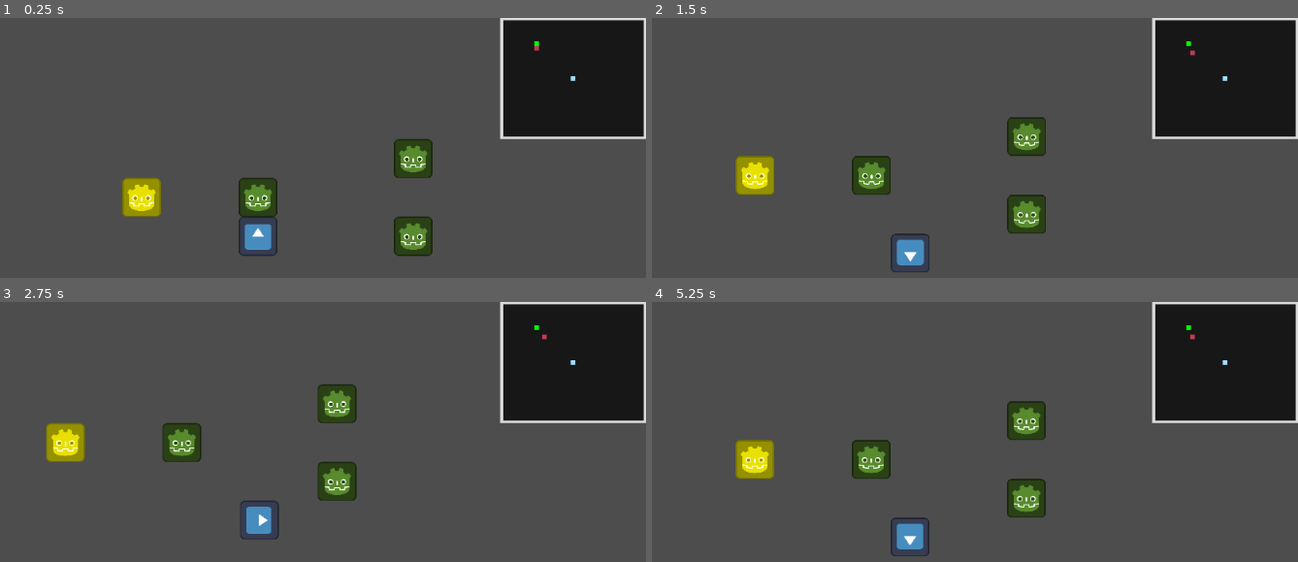
Above: before the commit, frames 1-4 (two rows, left to right).
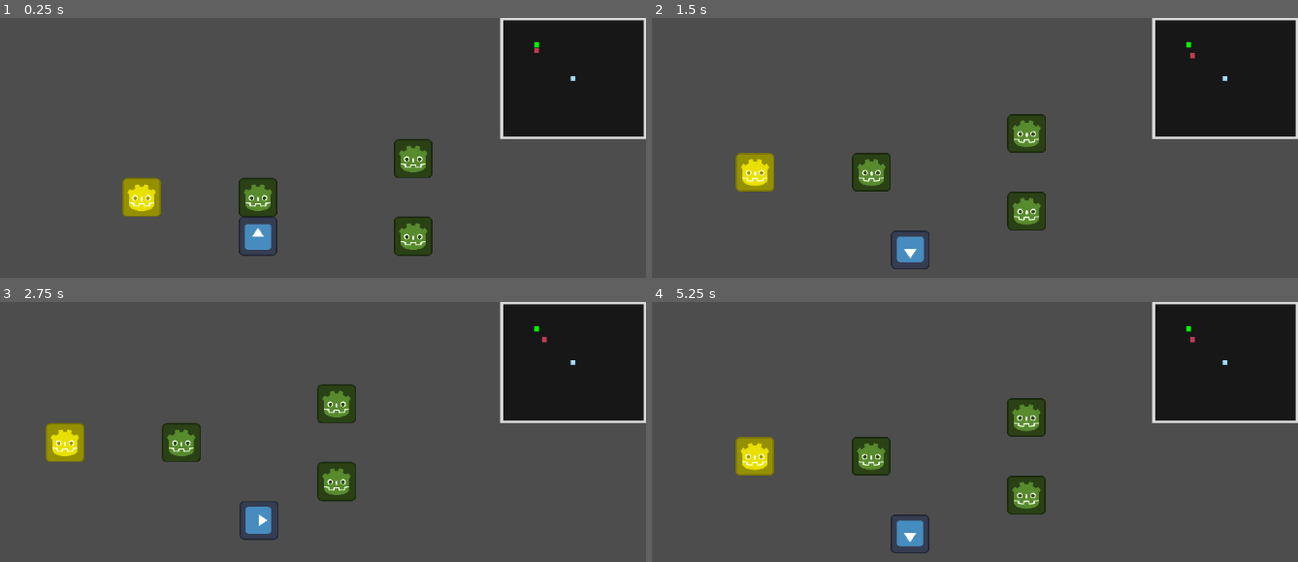
Above: after the commit, the same moments.

Repository: colejparker/brackeysgamejam2026_1
Game: Godot game, scene res://src/game.tscn
The game is run twice, just before and just after one commit, with the same random seed, the same clock (stepped at 60 frames per second) and the same inputs. The engine's default icon, where the game draws it, is replaced by a stand-in: a white triangle on a blue panel in a dark square.
Inputs:
- Up to frame 1 (0.25 s): no input
- Up to frame 2 (1.5 s): tap Enter at 0.5 s; hold Right (moveRight) 0.53-1.28 s; hold Down (moveDown) from 1.28 s (still down)
- Up to frame 3 (2.75 s): release Down (moveDown) at 2.03 s; hold Right (moveRight) from 2.03 s (still down)
- Up to frame 4 (5.25 s): release Right (moveRight) at 2.78 s; hold Up (moveUp) 2.78-3.53 s; hold Left (moveLeft) 3.53-5.03 s; tap Space at 5 s; hold Down (moveDown) from 5.03 s (still down)

The runs differ from the first frame. In frame 1, less than 0.1% of the frame differs, in the area x 82-84%, y 8-14%; in frame 2, 2.0%, in the area x 12-85%, y 8-98%; in frame 3, 0.6%; in frame 4, 2.0%.

Commit message:
Remove Tween

Diff:
--- a/brackeysgamejam-2026-1/src/bugger/bugger_1.tscn
+++ b/brackeysgamejam-2026-1/src/bugger/bugger_1.tscn
@@ -12,10 +12,10 @@
 [node name="Bugger_1" type="Node" unique_id=2105268280]
 
 [node name="BuggerPlayer" parent="." unique_id=2047397625 instance=ExtResource("1_wb1gv")]
-position = Vector2(320, 180)
+position = Vector2(320, 192)
 
 [node name="SpawnerLayer" type="Node2D" parent="." unique_id=1955122083]
-position = Vector2(320, 180)
+position = Vector2(320, 192)
 
 [node name="Spawner_1" parent="SpawnerLayer" unique_id=766132796 instance=ExtResource("2_spawner")]
 position = Vector2(-32, 64)
@@ -60,13 +60,13 @@
 boundary_right = 3200.0
 
 [node name="PickupLayer" type="Node2D" parent="." unique_id=1206891775]
-position = Vector2(320, 180)
+position = Vector2(320, 192)
 
 [node name="Leaf" parent="PickupLayer" unique_id=72098044 instance=ExtResource("5_rsis4")]
 position = Vector2(-96, -32)
 
 [node name="ObstacleLayer" type="Node2D" parent="." unique_id=1486570201]
-position = Vector2(320, 180)
+position = Vector2(320, 192)
 
 [node name="Home" parent="ObstacleLayer" unique_id=47189287 instance=ExtResource("5_w4mas")]
 position = Vector2(0, -32)
--- a/brackeysgamejam-2026-1/src/bugger/player/bugger_player.gd
+++ b/brackeysgamejam-2026-1/src/bugger/player/bugger_player.gd
@@ -3,34 +3,32 @@
 
 @onready var sprite_2d: Sprite2D = $Sprite2D
 const GRID_SIZE: int = 32
-const MOVE_TWEEN_DURATION: float = 0.1
 const START_POS: Vector2 = Vector2.ZERO
 
 var target_position: Vector2  = Vector2.ZERO
 
-var is_moving: bool = false
 var is_resetting: bool = false
 var is_in_water: bool = false
 
 var current_water_obstacle: Node2D = null
-var move_tween: Tween = null
 
 func _ready():
+	global_position = global_position.snapped(Vector2(GRID_SIZE, GRID_SIZE))
 	target_position = global_position
 
 	collision_layer = 1
 	collision_mask = 2 | 4
 
 func _process(_delta):
-	if (is_moving || is_resetting):
+	if is_resetting:
 		return
 	var input_dir: Vector2 = _get_input_direction()
 	if (input_dir != Vector2.ZERO):
-		var new_position: Vector2 = (global_position + input_dir * GRID_SIZE)
+		var new_position: Vector2 = (global_position + input_dir * GRID_SIZE).snapped(Vector2(GRID_SIZE, GRID_SIZE))
 
 		if not _is_position_blocked(new_position):
-			_start_move_to(new_position)
-			global_position = global_position.snapped(Vector2(GRID_SIZE, GRID_SIZE))
+			global_position = new_position
+			target_position = new_position
 
 func _get_input_direction() -> Vector2:
 	if (Input.is_action_just_pressed("moveUp")):
@@ -47,20 +45,6 @@
 		return Vector2.LEFT
 	return Vector2.ZERO
 
-func _start_move_to(move_position: Vector2):
-	is_moving = true
-	target_position = move_position
-
-	collision_mask = 0
-
-	move_tween = create_tween()
-	move_tween.tween_property(self, "global_position", target_position, MOVE_TWEEN_DURATION)
-	move_tween.finished.connect(_on_move_tween_complete)
-
-
-func _on_move_tween_complete():
-	is_moving = false
-	collision_mask = 2 | 4
 
 func _is_position_blocked(pos: Vector2) -> bool:
 	var space_state = get_world_2d().direct_space_state
@@ -88,7 +72,3 @@
 	global_position = START_POS
 	target_position = START_POS
 	is_resetting = false
-	is_moving = false
-
-	if move_tween != null and move_tween.is_running():
-		move_tween.kill()
